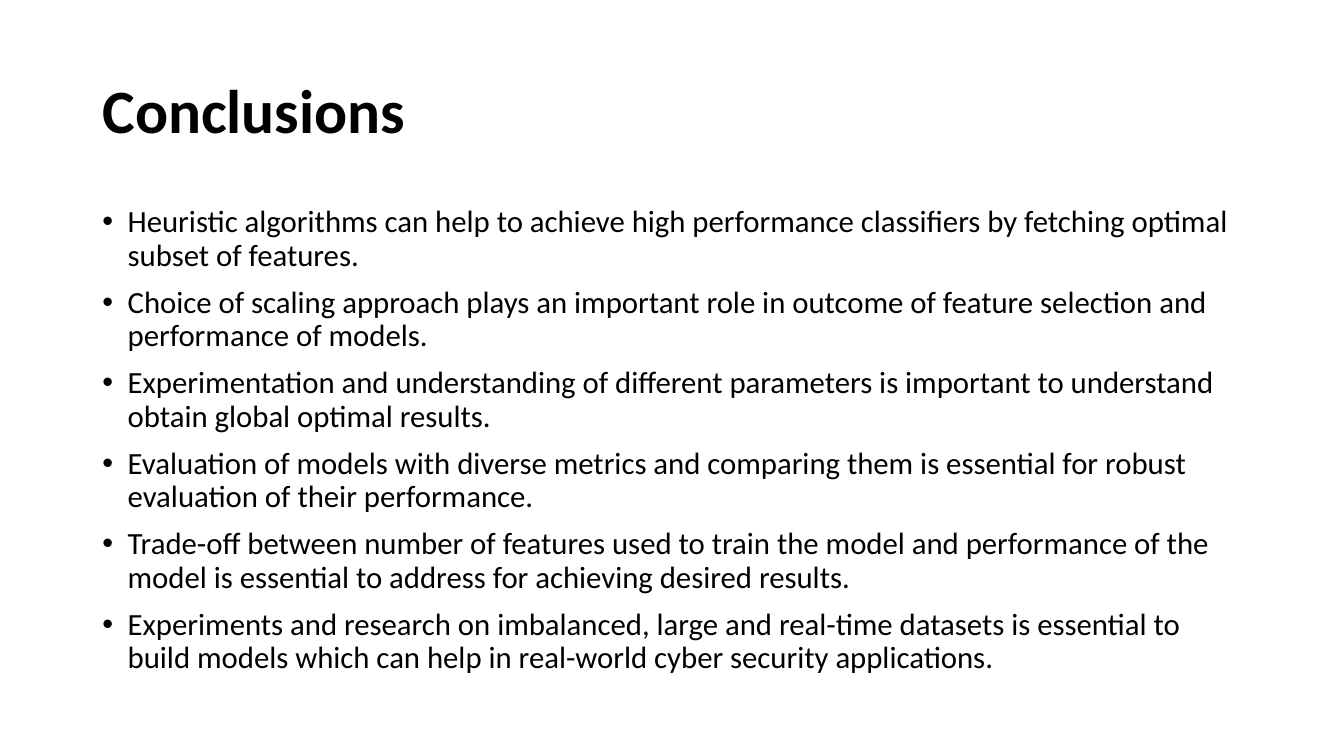
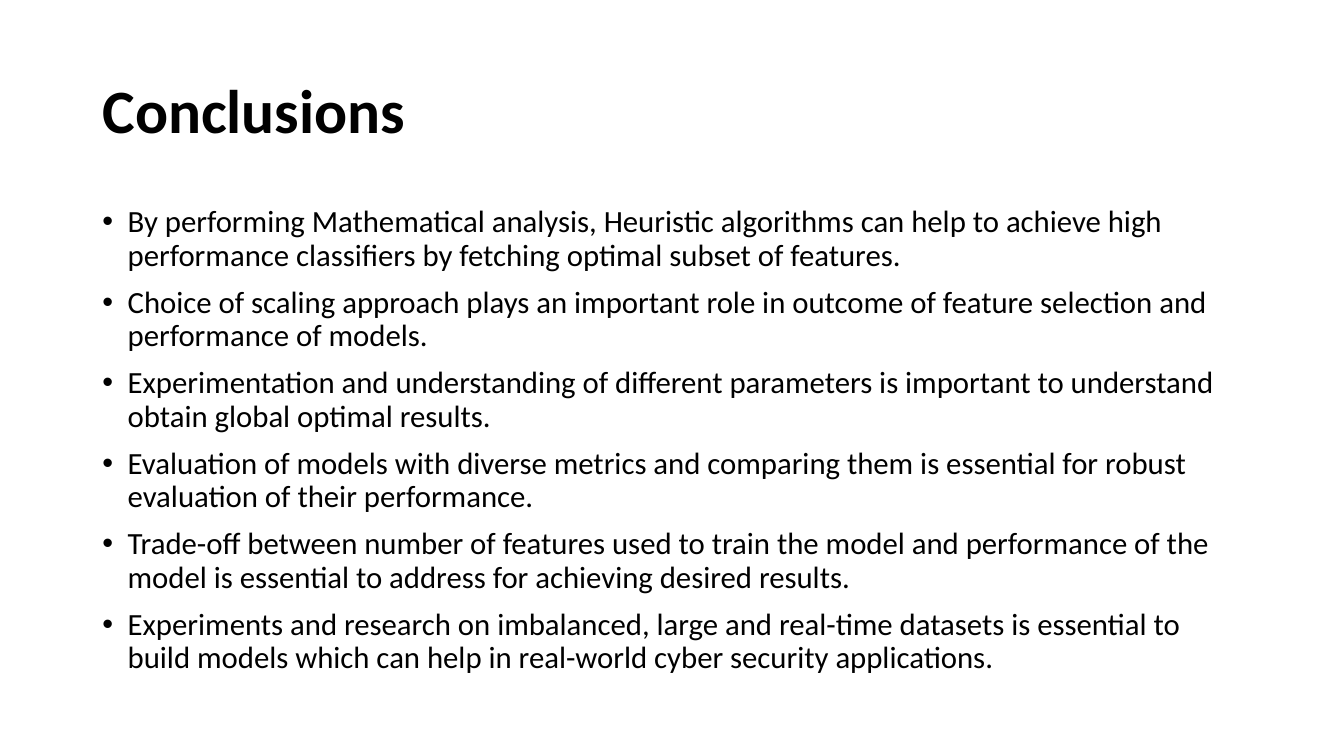
Before and after one commit to taruchit/BITS_dissertation, a slide deck: slide 37 of Documentation/Final_document/To Establish Baseline for Threat Detection.pptx (slide 34 before the commit). Drawn at 1344x756 pixels with LibreOffice and Linux fonts; fonts in the diff are those of the drawing. Boxes give left, top, right and bottom in pixels: in the first picture for what was removed or moved away, otherwise in the second. Text is boxed around its words. In the diff, an @@ line names an element or a change of style, - is before the commit and + after.

Commit message:
Final PPT

```diff
--- a/Documentation/Final_document/To Establish Baseline for Threat Detection.pptx
+++ b/Documentation/Final_document/To Establish Baseline for Threat Detection.pptx
@@ text at (128,210,1162,272): text changed @@
-• Heuristic algorithms can help to achieve high performance classifiers by fetching optimal subset of features.
+• By performing Mathematical analysis, Heuristic algorithms can help to achieve high performance classifiers by fetching optimal subset of features.
```
Also in this commit, not shown: 5 other slides changed, 45 slides added.
